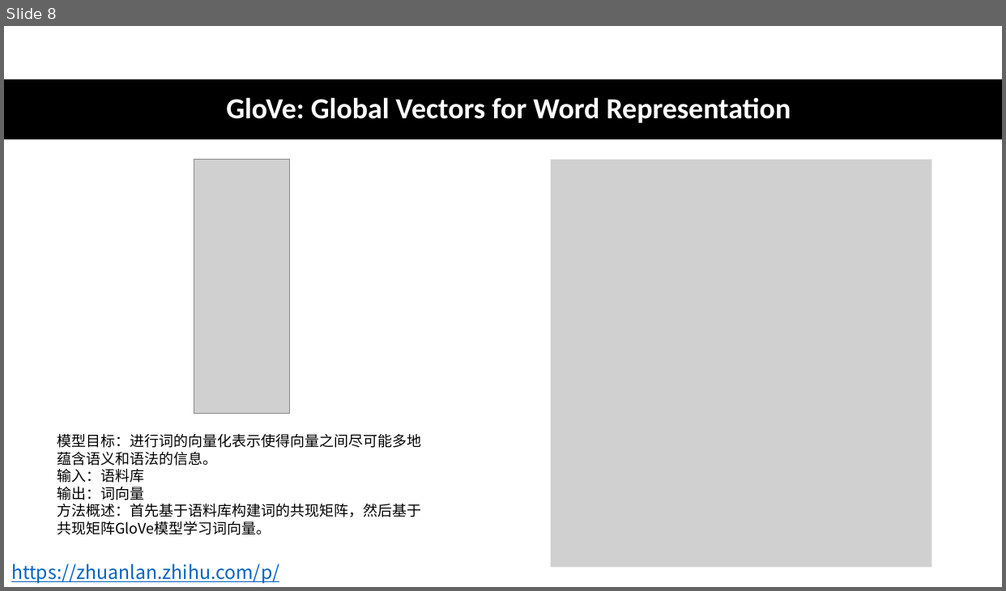
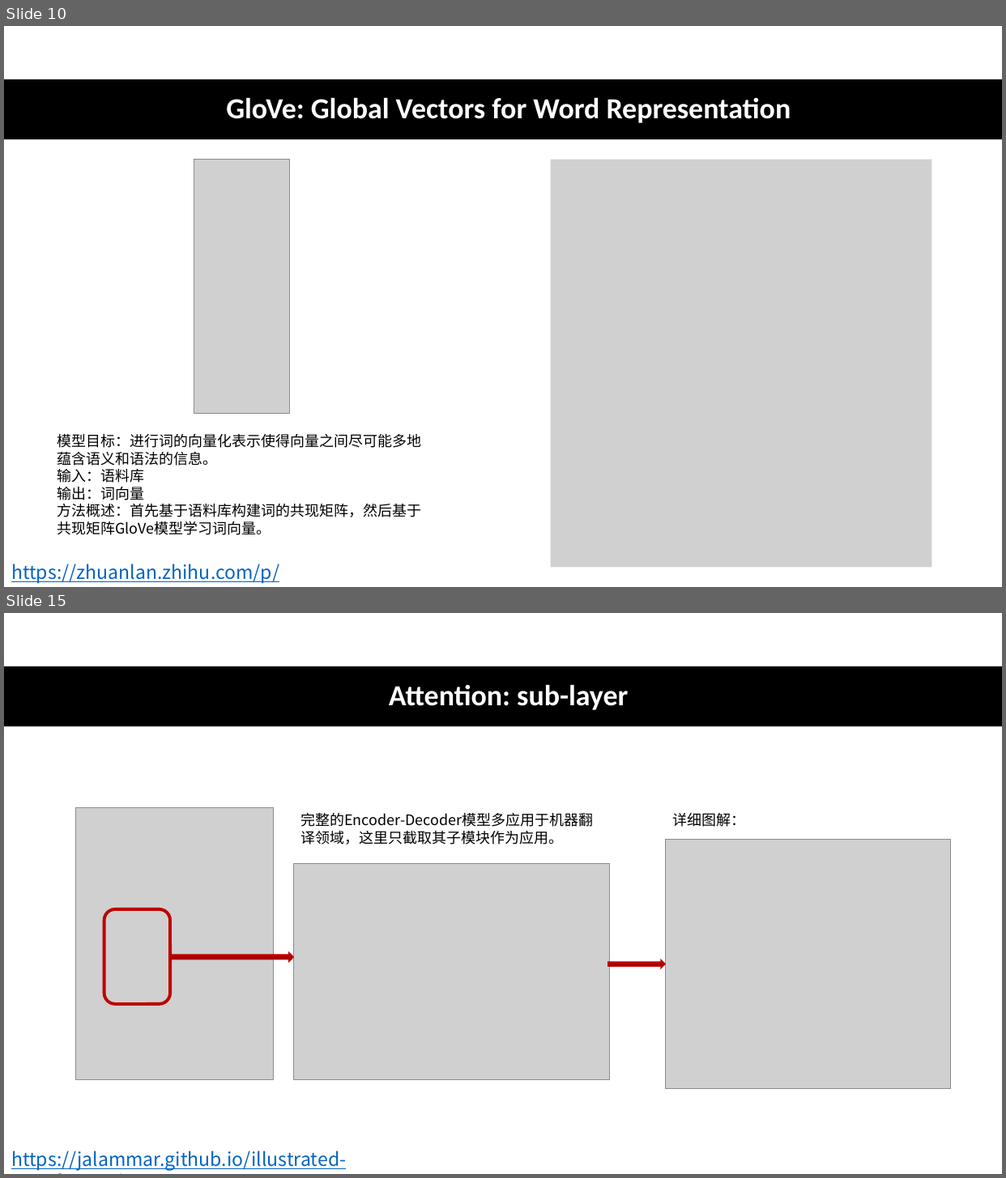
Before and after one commit to CrescentIvy/CPSS, a slide deck: xinwei zhao.pptx. Shown one above the other, each under a label of ours: slide 8 before the commit, slides 10 and 15 after it; the slides between them are not shown. The pictures are 1006x591 and 1006x1178 pixels, drawn with LibreOffice and Linux fonts; fonts in the diff are those of the drawing; grey boxes stand for pictures. Boxes give left, top, right and bottom in pixels: in the first picture for what was removed or moved away, otherwise in the second. Text is boxed around its words. In the diff, an @@ line names an element or a change of style, - is before the commit and + after.

```diff
--- a/xinwei zhao.pptx
+++ b/xinwei zhao.pptx
@@ slide 15 added at box(4, 613, 1002, 1174), background #FFFFFF @@
@@ rectangle added at box(4, 666, 1002, 726), fill #000000 @@
@@ title added at box(389, 684, 628, 710), 28 pt, text #FFFFFF, bold @@
+Attention: sub-layer
@@ picture added at box(76, 807, 274, 1080) @@
@@ text added at box(300, 813, 594, 845), 14 pt, text #000000 @@
+完整的Encoder-Decoder模型多应用于机器翻译领域，这里只截取其子模块作为应用。
@@ text added at box(672, 813, 745, 827), 14 pt, text #000000 @@
+详细图解：
@@ picture added at box(665, 840, 950, 1089) @@
@@ picture added at box(294, 864, 610, 1080) @@
@@ rounded rectangle added at box(104, 909, 170, 1004), outline #C00000 3 pt @@
@@ right arrow added at box(170, 953, 294, 962), fill gradient #E30000 to #760303, outline #C00000 1 pt @@
@@ right arrow added at box(608, 960, 665, 969), fill gradient #E30000 to #760303, outline #C00000 1 pt @@
@@ text added at box(11, 1151, 346, 1170), 18 pt, text #0563C1, underline @@
+https://jalammar.github.io/illustrated-transformer/
@@ what was slide 8 is now slide 10 @@
```
Also in this commit, not shown: 12 slides changed, 4 other slides added, 4 slides removed, 1 other file.
